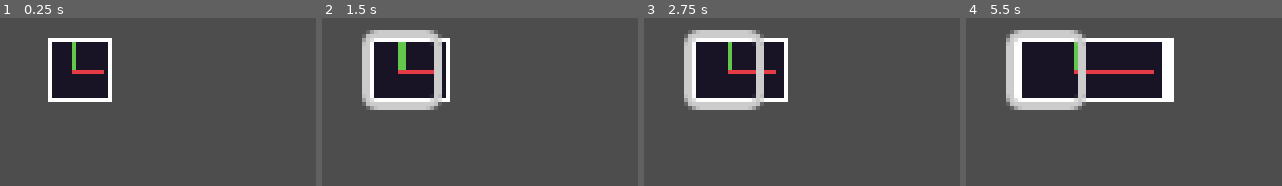
Above: before the commit, frames 1-4 (left to right).
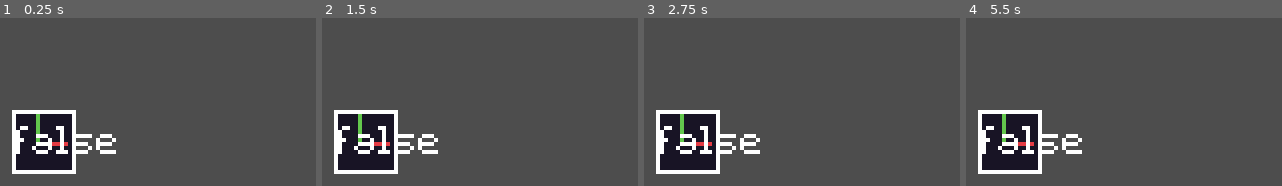
Above: after the commit, the same moments.

Repository: ARKANYOTA/globs
Game: Godot game, scene res://scenes/main.tscn
The game is run twice, just before and just after one commit, with the same random seed, the same clock (stepped at 60 frames per second) and the same inputs.
Inputs (mouse positions are in pixels of both pictures, inside the frame that each line leads up to):
- Up to frame 1 (0.25 s): no input
- Up to frame 2 (1.5 s): click (401, 70) at 0.52 s; tap Enter (ui_accept) at 1.25 s; move the mouse to (outside the picture) at 1.27 s; hold Right (ui_right) from 1.28 s (still down); tap E (removeme, bound only before the commit) at 1.35 s
- Up to frame 3 (2.75 s): keep holding Right (ui_right); tap Enter (ui_accept) at 1.52, 2, 2.27 s; click (outside the picture) at 1.55 s; move the mouse to (outside the picture) at 2.02 s; click (outside the picture) at 2.1 s; tap E (removeme, bound only before the commit) at 2.3 s
- Up to frame 4 (5.5 s): tap Enter (ui_accept) at 2.75, 3.5, 3.77, 4.25, 4.52, 5, 5.27 s; move the mouse to (outside the picture) at 2.77 s; release Right (ui_right) at 2.78 s; hold Left (ui_left) 2.78-3.53 s; tap E (removeme, bound only before the commit) at 2.85, 3.8, 4.35, 5.3 s; click (outside the picture) at 3.05 s; move the mouse to (outside the picture) at 3.52 s; hold Right (ui_right) 3.53-5.03 s; click (outside the picture) at 3.6 s; move the mouse to (outside the picture) at 4.27 s; click (outside the picture) at 4.55 s; move the mouse to (outside the picture) at 5.02 s; hold Left (ui_left) from 5.03 s (still down); click (outside the picture) at 5.1 s

The runs differ from the first frame. In frame 1, 16% of the frame differs, in the area x 3-37%, y 11-93%; in frame 2, 21%; in frame 3, 23%; in frame 4, 31%, in the area x 3-66%, y 7-93%.

Commit message:
Clickable blocks

Diff:
--- a/project.godot
+++ b/project.godot
@@ -30,9 +30,9 @@
 , Object(InputEventJoypadButton,"resource_local_to_scene":false,"resource_name":"","device":-1,"button_index":6,"pressure":0.0,"pressed":false,"script":null)
 ]
 }
-removeme={
+left_click={
 "deadzone": 0.5,
-"events": [Object(InputEventKey,"resource_local_to_scene":false,"resource_name":"","device":-1,"window_id":0,"alt_pressed":false,"shift_pressed":false,"ctrl_pressed":false,"meta_pressed":false,"pressed":false,"keycode":0,"physical_keycode":69,"key_label":0,"unicode":101,"location":0,"echo":false,"script":null)
+"events": [Object(InputEventMouseButton,"resource_local_to_scene":false,"resource_name":"","device":-1,"window_id":0,"alt_pressed":false,"shift_pressed":false,"ctrl_pressed":false,"meta_pressed":false,"button_mask":0,"position":Vector2(0, 0),"global_position":Vector2(0, 0),"factor":1.0,"button_index":1,"canceled":false,"pressed":false,"double_click":false,"script":null)
 ]
 }
 
--- a/scenes/block.tscn
+++ b/scenes/block.tscn
@@ -1,10 +1,15 @@
-[gd_scene load_steps=4 format=3 uid="uid://bbjoydjf30lj4"]
+[gd_scene load_steps=7 format=3 uid="uid://bxmyi1g5jjvs3"]
 
 [ext_resource type="Script" path="res://scripts/block.gd" id="1_eflyf"]
 [ext_resource type="Texture2D" uid="uid://61djxphiwq5h" path="res://assets/images/debug_black.png" id="2_tvf5u"]
+[ext_resource type="PackedScene" uid="uid://catrwka02j1g0" path="res://scenes/click_area.tscn" id="3_h0fp2"]
+[ext_resource type="FontFile" uid="uid://djmgql28si3cf" path="res://assets/fonts/EXEPixelPerfect.ttf" id="3_txxm5"]
 
 [sub_resource type="RectangleShape2D" id="RectangleShape2D_m1gvo"]
 size = Vector2(16, 16)
+
+[sub_resource type="LabelSettings" id="LabelSettings_arg2h"]
+font = ExtResource("3_txxm5")
 
 [node name="Block" type="CharacterBody2D"]
 collision_mask = 0
@@ -18,14 +23,11 @@
 position = Vector2(8, 8)
 shape = SubResource("RectangleShape2D_m1gvo")
 
-[node name="UI" type="Control" parent="."]
-layout_mode = 3
-anchors_preset = 0
+[node name="ClickArea" parent="." instance=ExtResource("3_h0fp2")]
+position = Vector2(8, 8)
+
+[node name="Label" type="Label" parent="."]
 offset_right = 40.0
-offset_bottom = 40.0
-
-[node name="FocusZone" type="Button" parent="UI"]
-layout_mode = 0
-offset_right = 16.0
-offset_bottom = 16.0
-theme_type_variation = &"FlatButton"
+offset_bottom = 23.0
+text = "<Object#null>"
+label_settings = SubResource("LabelSettings_arg2h")
--- /dev/null
+++ b/scenes/click_area.tscn
@@ -0,0 +1,16 @@
+[gd_scene load_steps=3 format=3 uid="uid://catrwka02j1g0"]
+
+[ext_resource type="Script" path="res://scripts/click_area.gd" id="1_lsa4i"]
+
+[sub_resource type="RectangleShape2D" id="RectangleShape2D_id8ij"]
+size = Vector2(16, 16)
+
+[node name="ClickArea" type="Area2D"]
+script = ExtResource("1_lsa4i")
+
+[node name="ClickAreaCollisionShape" type="CollisionShape2D" parent="."]
+shape = SubResource("RectangleShape2D_id8ij")
+debug_color = Color(0.914239, 8.45176e-05, 0.716974, 0.42)
+
+[connection signal="mouse_entered" from="." to="." method="_on_mouse_entered"]
+[connection signal="mouse_exited" from="." to="." method="_on_mouse_exited"]
--- a/scenes/main.tscn
+++ b/scenes/main.tscn
@@ -30,7 +30,7 @@
 shape = SubResource("RectangleShape2D_dfcbv")
 
 [node name="Block" parent="Game" instance=ExtResource("3_7hhsf")]
-position = Vector2(95, 134)
+position = Vector2(86, 152)
 
 [node name="MenuManager" type="CanvasLayer" parent="."]
 process_mode = 3
--- a/scenes/scalable_block.tscn
+++ /dev/null
@@ -1,18 +0,0 @@
-[gd_scene load_steps=4 format=3 uid="uid://hn82fe5c2hah"]
-
-[ext_resource type="Script" path="res://scripts/scalable_block.gd" id="1_eflyf"]
-[ext_resource type="Texture2D" uid="uid://61djxphiwq5h" path="res://assets/images/debug_black.png" id="2_tvf5u"]
-
-[sub_resource type="RectangleShape2D" id="RectangleShape2D_m1gvo"]
-size = Vector2(16, 16)
-
-[node name="ScalableBlock" type="CharacterBody2D"]
-script = ExtResource("1_eflyf")
-
-[node name="Sprite" type="Sprite2D" parent="."]
-position = Vector2(8, 8)
-texture = ExtResource("2_tvf5u")
-
-[node name="CollisionShape" type="CollisionShape2D" parent="."]
-position = Vector2(8, 8)
-shape = SubResource("RectangleShape2D_m1gvo")
--- a/scripts/block.gd
+++ b/scripts/block.gd
@@ -2,21 +2,29 @@
 extends CharacterBody2D
 class_name Block
 
-@onready var ui: Control = $UI
-@onready var focus_zone: Button = $UI/FocusZone
+enum Direction {
+	LEFT, RIGHT, UP, DOWN
+}
 
 @export var dimensions: Vector2i = Vector2i(16, 16):
 	set(value):
 		dimensions = value
 		var collision_shape = $CollisionShape
+		var click_area = $ClickArea
+		var click_area_collision_shape = $ClickArea/ClickAreaCollisionShape
 		var shape = collision_shape.shape
 		if shape is not RectangleShape2D:
 			print("$CollisionShape.shape is not a RectangleShape2D")
 			return
+
+		# Update size
 		shape.size = value
+		click_area_collision_shape.shape = shape
 
+		# Update position
 		var child_pos: Vector2 = Vector2(dimensions)/2
 		collision_shape.position = child_pos
+		click_area.position = child_pos
 		update_sprite_size(child_pos)
 
 @export_range(-360, 360) var angle: float = 0:
@@ -24,6 +32,14 @@
 		angle = value
 		$CollisionShape.rotation_degrees = value
 		$Sprite.rotation_degrees = value
+
+var is_hovered := false
+
+@onready var label := $Label
+
+func expand(direction: Direction, amount: int):
+	if direction == Direction.RIGHT:
+		dimensions.x += amount
 
 func update_sprite_size(pos):
 	var sprite: Sprite2D = $Sprite
@@ -35,7 +51,18 @@
 	sprite.scale.y = dimensions.y / sprite_size.y
 
 func _ready():
-	pass
+	dimensions = dimensions
+
+func _process(delta):
+	var area: ClickArea = $ClickArea
+	label.text = str(area.is_hovered)
+
+	if area.is_hovered:
+		if Input.is_action_just_pressed("left_click"):
+			expand(Direction.RIGHT, 4)
 
 func _physics_process(delta):
 	move_and_slide()
+
+func _on_scale_handle_mouse_entered():
+	pass # Replace with function body.
--- /dev/null
+++ b/scripts/click_area.gd
@@ -0,0 +1,10 @@
+extends Area2D
+class_name ClickArea
+
+var is_hovered := false
+
+func _on_mouse_entered():
+	is_hovered = true
+
+func _on_mouse_exited():
+	is_hovered = false
